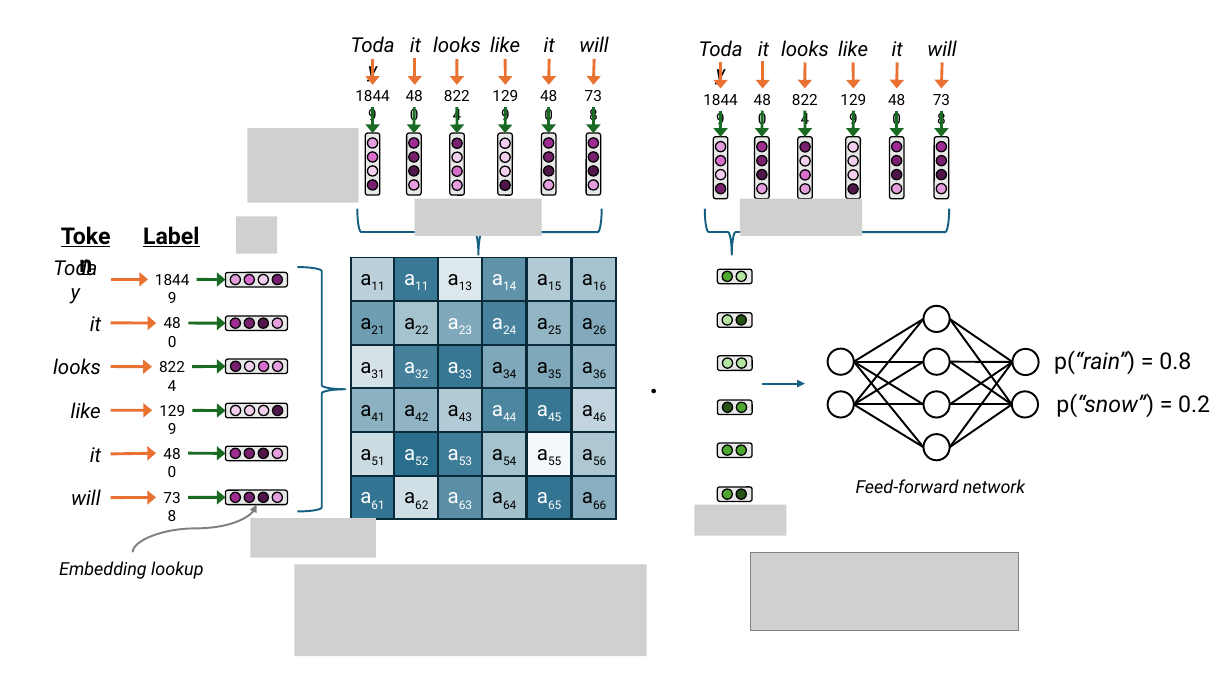
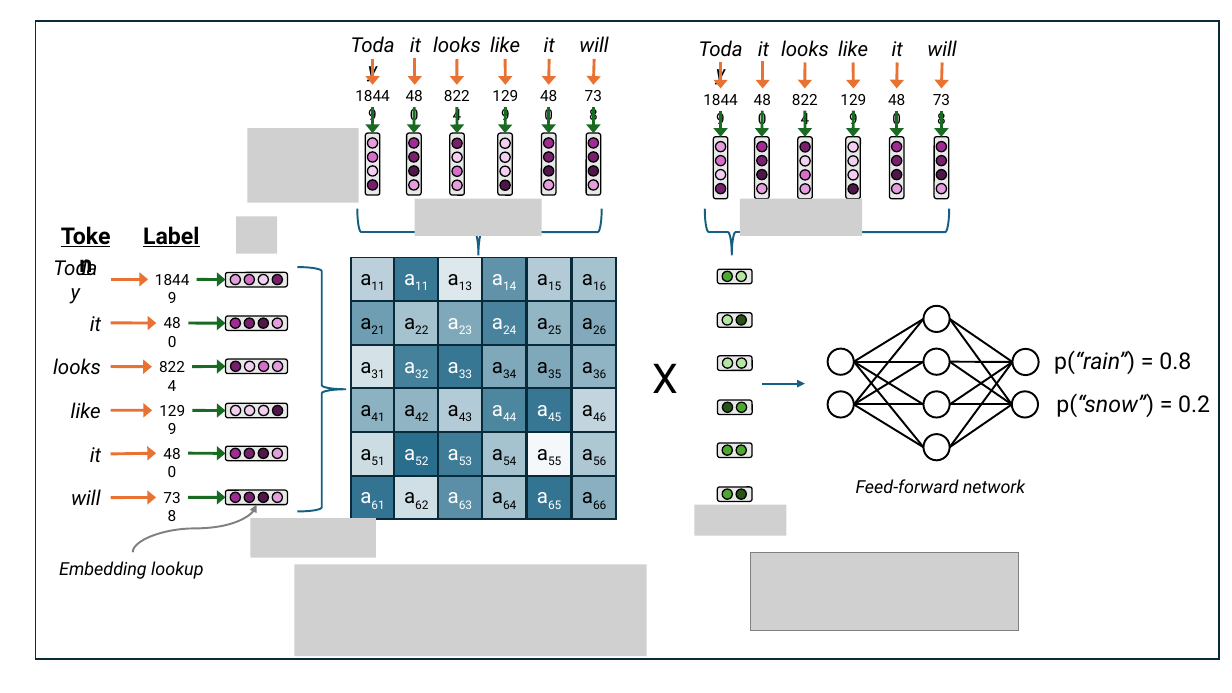
Before and after one commit to mdblackledge/theoryofimaging2, a slide deck: slide 6 of new_images/figures.pptx. Drawn at 1232x693 pixels with LibreOffice and Linux fonts; fonts in the diff are those of the drawing; grey boxes stand for pictures. Boxes give left, top, right and bottom in pixels: in the first picture for what was removed or moved away, otherwise in the second. Text is boxed around its words. In the diff, an @@ line names an element or a change of style, - is before the commit and + after.

```diff
--- a/new_images/figures.pptx
+++ b/new_images/figures.pptx
@@ rectangle added at (35,21,1219,659), fill #FFFFFF, outline #092A39 1.5 pt, 18 pt, text #FFFFFF @@
+`
@@ text at (652,363,678,393): text changed @@
-.
+X
```
Also in this commit, not shown: 1 other file.
